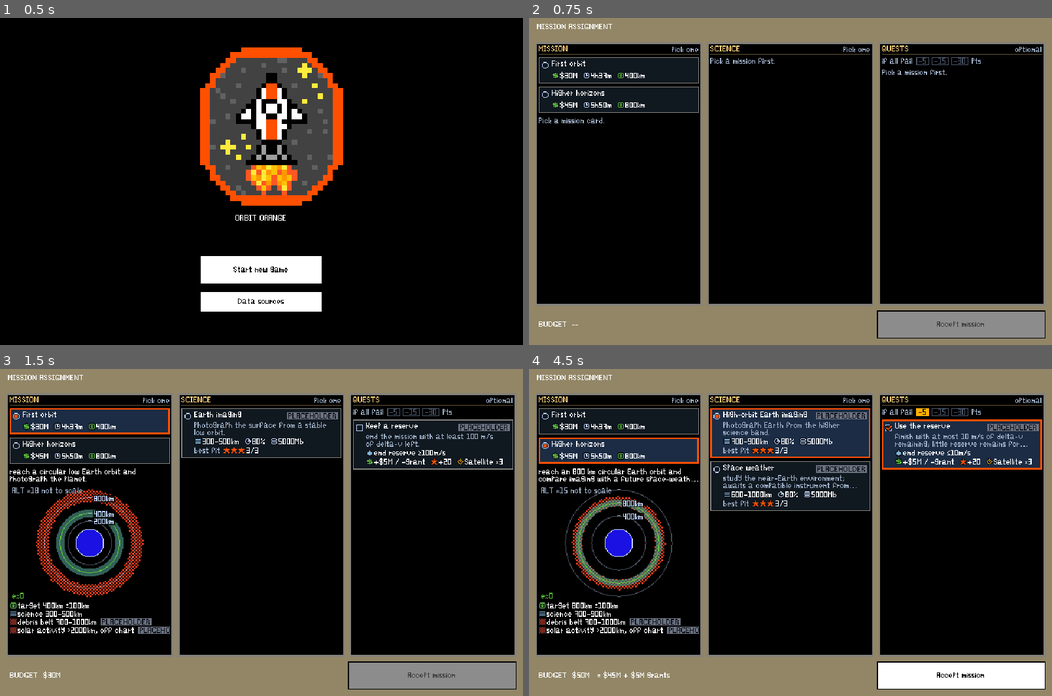
Above: before the commit, frames 1-4 (two rows, left to right).
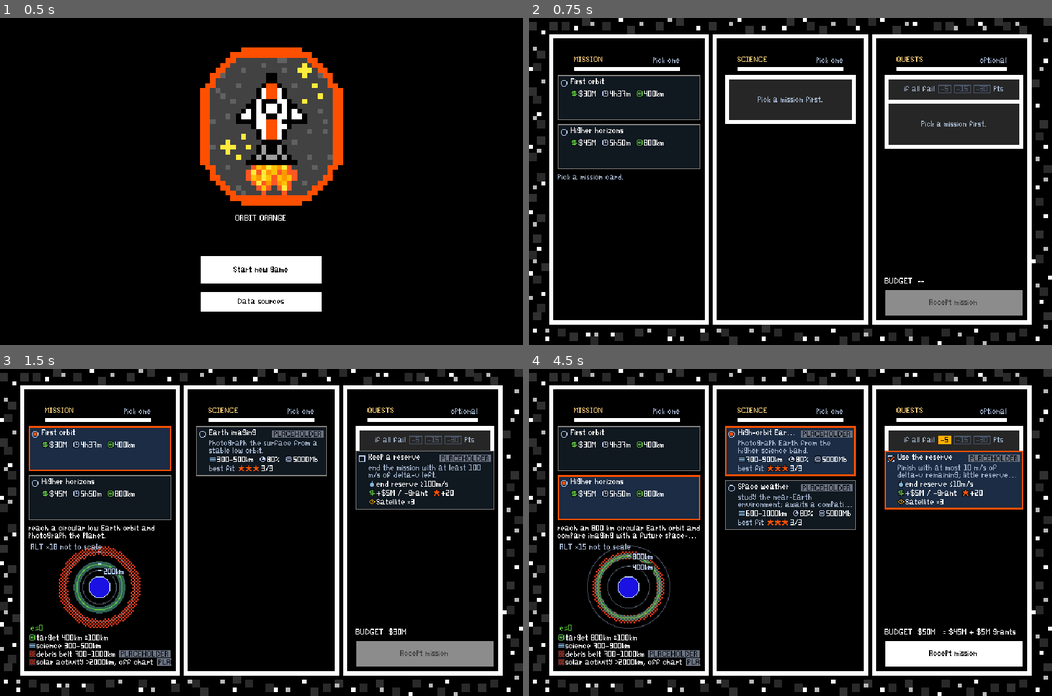
Above: after the commit, the same moments.

Repository: IlayLa/OrbitOrange
Game: Godot game, scene res://scenes/MainMenu.tscn
Same seed, same stepped clock (60 frames per second), same inputs: the game is played once before the commit and once after it.
Inputs:
- Up to frame 1 (0.5 s): no input
- Up to frame 2 (0.75 s): click "Start new game" at 0.5 s
- Up to frame 3 (1.5 s): click "First orbit" at 1.25 s
- Up to frame 4 (4.5 s): click "Keep a reserve" at 2 s; click "Higher horizons" at 2.75 s; click "Use the reserve" at 3.5 s; click "High-orbit Earth imaging" at 4.25 s

Frame 1 is identical in both runs. In frame 2, 48% of the frame differs, in the area x 0-100%, y 0-100%; in frame 3, 53%; in frame 4, 57%.

Commit message:
Mission select: draw the mission_choice mock-up as the background
Copy design/mission_choice.png to assets/art/screens/ and draw it at
640x400 with nearest filtering. The Mission, Science and Quests columns,
their title rows and first cards now sit on the mock-up's panels, rule
and boxes (mock-up pixels x5, rectangles in ScreenLayout). The panels'
own black fill and grey border are gone. The penalty pips sit in the
Quests panel's short box; budget and Accept move into the bottom of the
Quests panel. The "MISSION ASSIGNMENT" heading is dropped: the mock-up
has no room for it.

Co-Authored-By: Claude Opus 5.5 <noreply@anthropic.com>

Diff:
--- a/scripts/core/ScreenLayout.gd
+++ b/scripts/core/ScreenLayout.gd
@@ -14,6 +14,7 @@
 const PLANNING_OVERVIEW_BACKGROUND_PATH := "res://design/planning_screen.png"
 const ROCKET_DESIGN_BACKGROUND_PATH := "res://design/construction_screen.png"
 const ORBIT_PLANNING_BACKGROUND_PATH := "res://design/orbit_screen.png"
+const MISSION_SELECT_BACKGROUND_PATH := "res://assets/art/screens/mission_choice.png"
 const LOGO_PATH := "res://design/LOGO.png"
 
 ## --- Present on every console screen ----------------------------------------
@@ -61,6 +62,30 @@
 	Rect2(375, 10, 140, 40),
 ]
 
+## --- Mission select (mission_choice.png) ------------------------------------
+## Inside of the three white-framed panels: Mission, Science, Quests.
+const MISSION_SELECT_PANEL_SCREENS: Array[Rect2] = [
+	Rect2(30, 25, 185, 345),
+	Rect2(230, 25, 180, 345),
+	Rect2(425, 25, 185, 345),
+]
+## Each panel's title row: above the short white rule, as wide as the rule.
+const MISSION_SELECT_TITLE_ROWS: Array[Rect2] = [
+	Rect2(55, 25, 130, 35),
+	Rect2(255, 25, 130, 35),
+	Rect2(450, 25, 135, 35),
+]
+## The boxes below the titles, white frame included. The Mission panel has a
+## box per mission card; Science one for the first card; Quests a short box
+## for the penalty pips and, below it, one for the first quest card.
+const MISSION_SELECT_MISSION_CARD_BOXES: Array[Rect2] = [
+	Rect2(35, 70, 175, 55),
+	Rect2(35, 130, 175, 55),
+]
+const MISSION_SELECT_SCIENCE_CARD_BOX := Rect2(240, 70, 160, 60)
+const MISSION_SELECT_QUEST_PENALTY_BOX := Rect2(435, 70, 170, 35)
+const MISSION_SELECT_QUEST_CARD_BOX := Rect2(435, 100, 170, 60)
+
 ## --- Colours taken from the mock-ups ----------------------------------------
 const COLOR_BEZEL_LIGHT := Color("a49674")
 const COLOR_BEZEL_DARK := Color("928667")
--- a/scripts/mission/MissionSelect.gd
+++ b/scripts/mission/MissionSelect.gd
@@ -11,17 +11,24 @@
 ##   QUESTS    the 5 / 15 / 30 failure penalty once, as pips that light up as
 ##             quests are ticked; one card per quest with its grant and risk
 ## Cards show at most two lines of text; the full text is in the tooltip.
-
-const COLUMN_TOP_PIXELS := 30.0
-const COLUMN_HEIGHT_PIXELS := 322.0
-const COLUMN_WIDTH_PIXELS := 204.0
-const COLUMN_LEFTS: Array[float] = [8.0, 218.0, 428.0]
-const COLUMN_PADDING_PIXELS := 4.0
-const HEADER_HEIGHT_PIXELS := 16.0
-const QUEST_HEADER_HEIGHT_PIXELS := 30.0
-const CARD_GAP_PIXELS := 4
-const MISSION_CARD_LIST_MAXIMUM_HEIGHT_PIXELS := 102.0
-const SCHEMATIC_HEIGHT_PIXELS := 140.0
+##
+## The background is the mock-up design/mission_choice.png (copied to
+## ScreenLayout.MISSION_SELECT_BACKGROUND_PATH): it draws the three panels,
+## the rule under each title and the boxes the first cards sit in. The
+## rectangles are in ScreenLayout, in mock-up pixels times five.
+
+## Gap between cards: the one-pixel gap between the mock-up's mission boxes.
+const CARD_GAP_PIXELS := 5
+## Space left under the mission boxes for the briefing.
+const BRIEFING_TOP_GAP_PIXELS := 5.0
+const SCHEMATIC_HEIGHT_PIXELS := 110.0
+## Where the title text sits in its row: just above the mock-up's rule.
+const TITLE_TOP_IN_ROW_PIXELS := 21.0
+## Budget and Accept sit at the bottom of the Quests panel.
+const BUDGET_SCREEN := Rect2(435, 314, 170, 16)
+const ACCEPT_BUTTON_SCREEN := Rect2(435, 332, 170, 33)
+## Space kept free below each scrolling list.
+const LIST_BOTTOM_GAP_PIXELS := 4.0
 const QUEST_PENALTY_POINTS: Array[int] = [5, 15, 30]
 const QUEST_SUCCESS_POINTS := 20
 const COLOR_HEADER := Color("ffd27a")
@@ -42,39 +49,50 @@
 var _schematic: OrbitSchematic
 var _schematic_legend: Control
 var _quest_header: Control
+## The "if all fail" pips, in the short box at the top of the Quests panel.
+var _penalty_pips: Control
 var _science_header: Control
 
 
 func _ready() -> void:
 	layout_direction = Control.LAYOUT_DIRECTION_LTR
 	theme = MissionPresentation.create_theme()
-	MissionPresentation.add_background(self)
-	var heading := MissionPresentation.add_label(self, "MISSION ASSIGNMENT", 16)
-	heading.position = Vector2(10, 6)
-	heading.size = Vector2(400, 22)
-
-	_create_mission_column(_add_column(0))
-	_science_header = _add_header(_add_column(1), "SCIENCE", "pick one")
-	_details_contents = _add_card_list(_science_header.get_parent(), HEADER_HEIGHT_PIXELS)
+	_add_background()
+
+	var mission_column: Control = _add_column(0)
+	_add_header(mission_column, 0, "MISSION", "pick one")
+	_create_mission_column(mission_column)
+
+	var science_column: Control = _add_column(1)
+	_science_header = _add_header(science_column, 1, "SCIENCE", "pick one")
+	_details_contents = _add_card_list(science_column, ScreenLayout.MISSION_SELECT_SCIENCE_CARD_BOX,
+			ScreenLayout.MISSION_SELECT_PANEL_SCREENS[1].end.y - LIST_BOTTOM_GAP_PIXELS)
+
 	var quest_column: Control = _add_column(2)
-	_quest_header = _add_header(quest_column, "QUESTS", "optional", QUEST_HEADER_HEIGHT_PIXELS)
+	var quest_tooltip := "Each quest adds its grant to the budget. A failed quest gives the grant back. Failures cost 5, 15 or 30 points in total (not added up) for 1, 2 or 3 failed quests; the lit pip is the total if every ticked quest fails. A quest done earns 20 points."
+	_quest_header = _add_header(quest_column, 2, "QUESTS", "optional")
 	_quest_header.mouse_filter = Control.MOUSE_FILTER_STOP
-	_quest_header.tooltip_text = "Each quest adds its grant to the budget. A failed quest gives the grant back. Failures cost 5, 15 or 30 points in total (not added up) for 1, 2 or 3 failed quests; the lit pip is the total if every ticked quest fails. A quest done earns 20 points."
-	_quest_header.draw.connect(_draw_penalty_pips)
-	_quest_contents = _add_card_list(quest_column, QUEST_HEADER_HEIGHT_PIXELS)
-	_add_waiting_text(_details_contents)
-	_add_waiting_text(_quest_contents)
+	_quest_header.tooltip_text = quest_tooltip
+	_penalty_pips = Control.new()
+	_place(_penalty_pips, quest_column, ScreenLayout.MISSION_SELECT_QUEST_PENALTY_BOX)
+	_penalty_pips.tooltip_text = quest_tooltip
+	_penalty_pips.draw.connect(_draw_penalty_pips)
+	quest_column.add_child(_penalty_pips)
+	_quest_contents = _add_card_list(quest_column, ScreenLayout.MISSION_SELECT_QUEST_CARD_BOX,
+			BUDGET_SCREEN.position.y - LIST_BOTTOM_GAP_PIXELS)
+	_add_waiting_text(_details_contents, ScreenLayout.MISSION_SELECT_SCIENCE_CARD_BOX.size.y)
+	_add_waiting_text(_quest_contents, ScreenLayout.MISSION_SELECT_QUEST_CARD_BOX.size.y)
 
 	_budget_label = MissionPresentation.add_label(self, "", 12)
 	_budget_label.autowrap_mode = TextServer.AUTOWRAP_OFF
-	_budget_label.position = Vector2(12, 360)
-	_budget_label.size = Vector2(406, 30)
+	_budget_label.position = BUDGET_SCREEN.position
+	_budget_label.size = BUDGET_SCREEN.size
 	_budget_label.vertical_alignment = VERTICAL_ALIGNMENT_CENTER
 	_accept_button = Button.new()
 	_accept_button.text = "Accept mission"
 	_accept_button.tooltip_text = "Needs a mission and one science objective."
-	_accept_button.position = Vector2(426, 358)
-	_accept_button.size = Vector2(206, 34)
+	_accept_button.position = ACCEPT_BUTTON_SCREEN.position
+	_accept_button.size = ACCEPT_BUTTON_SCREEN.size
 	_accept_button.disabled = true
 	_accept_button.pressed.connect(_accept_mission)
 	add_child(_accept_button)
@@ -99,7 +117,7 @@
 	_schematic_legend.queue_redraw()
 
 	MissionPresentation.clear_contents(_details_contents)
-	var card_width_pixels: float = _card_width_pixels()
+	var science_box: Rect2 = ScreenLayout.MISSION_SELECT_SCIENCE_CARD_BOX
 	var science_group := ButtonGroup.new()
 	science_group.allow_unpress = false
 	for science: Dictionary in _chosen_mission.get("science_missions", []):
@@ -121,14 +139,16 @@
 		card.is_radio = true
 		card.button_group = science_group
 		card.fit_star_count = best_fit_stars
-		card.setup(science.get("name", "Science"), science.get("description", ""), chips, card_width_pixels,
+		card.setup(science.get("name", "Science"), science.get("description", ""), chips, science_box.size.x,
 				"Instruments: " + (", ".join(fit_descriptions) if not fit_descriptions.is_empty() else "none rated yet; locked."))
 		card.set_chosen_quietly(science_id == _chosen_science_id)
 		card.set_locked(fit_descriptions.is_empty())
 		card.toggled.connect(_on_science_toggled.bind(science_id))
+		_fill_box_height(card, science_box)
 		_details_contents.add_child(card)
 
 	MissionPresentation.clear_contents(_quest_contents)
+	var quest_box: Rect2 = ScreenLayout.MISSION_SELECT_QUEST_CARD_BOX
 	for quest: Dictionary in _chosen_mission.get("side_quests", []):
 		var event_names: Array[String] = []
 		for event_id: String in quest.get("related_event_type_ids", []):
@@ -144,16 +164,17 @@
 			{"glyph": "risk", "text": risk_text, "glyph_color": PixelGlyphs.COLOR_AMBER},
 		]
 		var card := ChoiceCard.new()
-		card.setup(quest.get("name", "Quest"), quest.get("description", ""), chips, card_width_pixels,
+		card.setup(quest.get("name", "Quest"), quest.get("description", ""), chips, quest_box.size.x,
 				"Risk: %s ×%s; other events +%d%%. Done: +%d points. Failed: grant reclaimed." % [
 				", ".join(event_names), NumberFormat.compact(float(quest.get("related_multiplier", 1.0))),
 				roundi(100.0 * float(quest.get("unrelated_bonus", 0.0))), QUEST_SUCCESS_POINTS])
 		card.set_chosen_quietly(_chosen_quest_ids.has(quest.get("id", "")))
 		card.toggled.connect(_on_quest_toggled.bind(str(quest.get("id", ""))))
+		_fill_box_height(card, quest_box)
 		_quest_contents.add_child(card)
 	if _chosen_mission.get("side_quests", []).is_empty():
-		_add_waiting_text(_quest_contents, "No quests for this mission.")
-	_quest_header.queue_redraw()
+		_add_waiting_text(_quest_contents, quest_box.size.y, "No quests for this mission.")
+	_penalty_pips.queue_redraw()
 
 
 ## The index of the one penalty pip to light for this many ticked quests,
@@ -189,7 +210,7 @@
 		_chosen_quest_ids.append(quest_id)
 	elif not is_selected:
 		_chosen_quest_ids.erase(quest_id)
-	_quest_header.queue_redraw()
+	_penalty_pips.queue_redraw()
 	_update_acceptance()
 
 
@@ -223,8 +244,10 @@
 	return {}
 
 
-func _card_width_pixels() -> float:
-	return COLUMN_WIDTH_PIXELS - 2.0 * COLUMN_PADDING_PIXELS - 8.0
+## Stretches a card to at least the height of the mock-up box it covers, so
+## that no part of the box shows below a short card.
+static func _fill_box_height(card: ChoiceCard, box: Rect2) -> void:
+	card.custom_minimum_size.y = maxf(card.custom_minimum_size.y, box.size.y)
 
 
 static func _band_text(zone: Dictionary) -> String:
@@ -232,40 +255,56 @@
 			NumberFormat.kilometers(float(zone.get("outer_altitude_kilometers", 0.0)))]
 
 
-## A black monitor for one column; returns it.
+## The mock-up, stretched to the 640 x 400 canvas with nearest filtering.
+func _add_background() -> void:
+	var background := TextureRect.new()
+	background.name = "MissionChoiceBackground"
+	background.texture = load(ScreenLayout.MISSION_SELECT_BACKGROUND_PATH)
+	background.expand_mode = TextureRect.EXPAND_IGNORE_SIZE
+	background.stretch_mode = TextureRect.STRETCH_SCALE
+	background.texture_filter = CanvasItem.TEXTURE_FILTER_NEAREST
+	background.size = ScreenLayout.SCREEN_SIZE
+	background.mouse_filter = Control.MOUSE_FILTER_IGNORE
+	add_child(background)
+
+
+## An empty holder over the inside of one of the mock-up's panels; returns it.
+## The mock-up draws the panel, so the holder draws nothing.
 func _add_column(column_index: int) -> Control:
-	var column := Panel.new()
-	column.position = Vector2(COLUMN_LEFTS[column_index], COLUMN_TOP_PIXELS)
-	column.size = Vector2(COLUMN_WIDTH_PIXELS, COLUMN_HEIGHT_PIXELS)
-	var style := StyleBoxFlat.new()
-	style.bg_color = ScreenLayout.COLOR_SPACE_BLACK
-	style.border_color = ScreenLayout.COLOR_MONITOR_FRAME
-	style.set_border_width_all(2)
-	column.add_theme_stylebox_override("panel", style)
+	var column := Control.new()
+	var panel_screen: Rect2 = ScreenLayout.MISSION_SELECT_PANEL_SCREENS[column_index]
+	column.position = panel_screen.position
+	column.size = panel_screen.size
+	column.mouse_filter = Control.MOUSE_FILTER_IGNORE
 	add_child(column)
 	return column
 
 
-## A drawn header: the column name and a muted note on the right.
-func _add_header(column: Control, title: String, note: String, height_pixels: float = HEADER_HEIGHT_PIXELS) -> Control:
+## Puts a child of the column on a rectangle given in screen pixels.
+static func _place(control: Control, column: Control, screen_rect: Rect2) -> void:
+	control.position = screen_rect.position - column.position
+	control.size = screen_rect.size
+
+
+## A drawn header on the panel's title row: the column name and a muted note
+## on the right, just above the mock-up's rule.
+func _add_header(column: Control, column_index: int, title: String, note: String) -> Control:
 	var header := Control.new()
-	header.position = Vector2(COLUMN_PADDING_PIXELS, 2)
-	header.size = Vector2(COLUMN_WIDTH_PIXELS - 2.0 * COLUMN_PADDING_PIXELS, height_pixels - 2.0)
+	_place(header, column, ScreenLayout.MISSION_SELECT_TITLE_ROWS[column_index])
 	header.mouse_filter = Control.MOUSE_FILTER_IGNORE
 	header.draw.connect(func() -> void:
-		PixelGlyphs.draw_text(header, Vector2(0, 1), title, COLOR_HEADER, PixelGlyphs.TITLE_SIZE_PIXELS)
+		PixelGlyphs.draw_text(header, Vector2(0, TITLE_TOP_IN_ROW_PIXELS), title, COLOR_HEADER, PixelGlyphs.TITLE_SIZE_PIXELS)
 		var note_width: float = PixelGlyphs.text_width(note)
-		PixelGlyphs.draw_text(header, Vector2(header.size.x - note_width, 2), note, PixelGlyphs.COLOR_MUTED_TEXT)
-		header.draw_line(Vector2(0, 13), Vector2(header.size.x, 13), Color(COLOR_HEADER, 0.4), 1.0))
+		PixelGlyphs.draw_text(header, Vector2(header.size.x - note_width, TITLE_TOP_IN_ROW_PIXELS + 1.0), note, PixelGlyphs.COLOR_MUTED_TEXT))
 	column.add_child(header)
 	return header
 
 
-## A scrolling list of cards below a header of the given height.
-func _add_card_list(column: Control, top_pixels: float) -> VBoxContainer:
+## A scrolling list of cards whose first card covers first_box (screen
+## pixels); the list runs down to bottom_pixels (screen pixels).
+func _add_card_list(column: Control, first_box: Rect2, bottom_pixels: float) -> VBoxContainer:
 	var scroll := ScrollContainer.new()
-	scroll.position = Vector2(COLUMN_PADDING_PIXELS, top_pixels + 2.0)
-	scroll.size = Vector2(COLUMN_WIDTH_PIXELS - 2.0 * COLUMN_PADDING_PIXELS, COLUMN_HEIGHT_PIXELS - top_pixels - 6.0)
+	_place(scroll, column, Rect2(first_box.position, Vector2(first_box.size.x, bottom_pixels - first_box.position.y)))
 	scroll.horizontal_scroll_mode = ScrollContainer.SCROLL_MODE_DISABLED
 	column.add_child(scroll)
 	var contents := VBoxContainer.new()
@@ -275,15 +314,22 @@
 	return contents
 
 
-func _add_waiting_text(contents: Control, text: String = "Pick a mission first.") -> void:
+## Muted text centred in the (still empty) first box of a list.
+func _add_waiting_text(contents: Control, box_height_pixels: float, text: String = "Pick a mission first.") -> void:
 	var waiting := MissionPresentation.add_label(contents, text, 8)
 	waiting.add_theme_color_override("font_color", PixelGlyphs.COLOR_MUTED_TEXT)
-
-
+	waiting.custom_minimum_size.y = box_height_pixels
+	waiting.horizontal_alignment = HORIZONTAL_ALIGNMENT_CENTER
+	waiting.vertical_alignment = VERTICAL_ALIGNMENT_CENTER
+
+
+## The mission cards in the mock-up's mission boxes, then the briefing, the
+## orbit schematic and its key down to the bottom of the panel.
 func _create_mission_column(column: Control) -> void:
-	_add_header(column, "MISSION", "pick one")
+	var boxes: Array[Rect2] = ScreenLayout.MISSION_SELECT_MISSION_CARD_BOXES
+	var list_screen := Rect2(boxes[0].position, Vector2(boxes[0].size.x, boxes[boxes.size() - 1].end.y - boxes[0].position.y))
 	var scroll := ScrollContainer.new()
-	scroll.position = Vector2(COLUMN_PADDING_PIXELS, HEADER_HEIGHT_PIXELS + 2.0)
+	_place(scroll, column, list_screen)
 	scroll.horizontal_scroll_mode = ScrollContainer.SCROLL_MODE_DISABLED
 	column.add_child(scroll)
 	_mission_contents = VBoxContainer.new()
@@ -292,7 +338,6 @@
 	scroll.add_child(_mission_contents)
 	var mission_group := ButtonGroup.new()
 	mission_group.allow_unpress = false
-	var list_height_pixels := 0.0
 	for mission in GameData.all_missions():
 		var card := ChoiceCard.new()
 		card.is_radio = true
@@ -303,34 +348,33 @@
 			{"glyph": "target", "text": NumberFormat.kilometers(float(mission.get("target", {}).get("altitude_kilometers", 0.0))),
 				"glyph_color": PixelGlyphs.COLOR_GOOD_GREEN},
 		]
-		card.setup(mission.get("name", "Mission"), "", chips, _card_width_pixels(), PixelGlyphs.without_placeholder_prefix(mission.get("briefing", "")))
+		card.setup(mission.get("name", "Mission"), "", chips, boxes[0].size.x, PixelGlyphs.without_placeholder_prefix(mission.get("briefing", "")))
+		_fill_box_height(card, boxes[0])
 		card.pressed.connect(_on_mission_chosen.bind(mission))
 		_mission_contents.add_child(card)
 		_mission_buttons.append(card)
-		list_height_pixels += card.custom_minimum_size.y + CARD_GAP_PIXELS
-	var shown_list_height_pixels: float = minf(list_height_pixels, MISSION_CARD_LIST_MAXIMUM_HEIGHT_PIXELS)
-	scroll.size = Vector2(COLUMN_WIDTH_PIXELS - 2.0 * COLUMN_PADDING_PIXELS, shown_list_height_pixels)
-	var next_top: float = scroll.position.y + shown_list_height_pixels + 1.0
+
+	var panel_screen: Rect2 = ScreenLayout.MISSION_SELECT_PANEL_SCREENS[0]
+	var content_left: float = list_screen.position.x
+	var content_width: float = list_screen.size.x
+	var next_top: float = list_screen.end.y + BRIEFING_TOP_GAP_PIXELS
 
 	_briefing = Control.new()
-	_briefing.position = Vector2(COLUMN_PADDING_PIXELS, next_top)
-	_briefing.size = Vector2(COLUMN_WIDTH_PIXELS - 2.0 * COLUMN_PADDING_PIXELS, 2.0 * PixelGlyphs.LINE_HEIGHT_PIXELS + 2.0)
+	_place(_briefing, column, Rect2(content_left, next_top, content_width, 2.0 * PixelGlyphs.LINE_HEIGHT_PIXELS + 2.0))
 	_briefing.mouse_filter = Control.MOUSE_FILTER_IGNORE
 	_briefing.draw.connect(_draw_briefing)
 	column.add_child(_briefing)
 	next_top += _briefing.size.y + 2.0
 
 	_schematic = OrbitSchematic.new()
-	_schematic.position = Vector2(COLUMN_PADDING_PIXELS, next_top)
-	_schematic.size = Vector2(COLUMN_WIDTH_PIXELS - 2.0 * COLUMN_PADDING_PIXELS, SCHEMATIC_HEIGHT_PIXELS)
+	_place(_schematic, column, Rect2(content_left, next_top, content_width, SCHEMATIC_HEIGHT_PIXELS))
 	_schematic.clip_contents = true
 	_schematic.mouse_filter = Control.MOUSE_FILTER_IGNORE
 	column.add_child(_schematic)
 	next_top += SCHEMATIC_HEIGHT_PIXELS + 2.0
 
 	_schematic_legend = Control.new()
-	_schematic_legend.position = Vector2(COLUMN_PADDING_PIXELS, next_top)
-	_schematic_legend.size = Vector2(COLUMN_WIDTH_PIXELS - 2.0 * COLUMN_PADDING_PIXELS, COLUMN_HEIGHT_PIXELS - next_top - 3.0)
+	_place(_schematic_legend, column, Rect2(content_left, next_top, content_width, panel_screen.end.y - next_top - 3.0))
 	_schematic_legend.mouse_filter = Control.MOUSE_FILTER_IGNORE
 	_schematic_legend.clip_contents = true
 	_schematic_legend.draw.connect(_draw_schematic_legend)
@@ -380,17 +424,25 @@
 ## number of quests ticked is lit (filled amber, dark number); the others are
 ## outlines with a grey number.
 func _draw_penalty_pips() -> void:
-	var row_top := 16.0
-	var next_left: float = PixelGlyphs.draw_text(_quest_header, Vector2(0, row_top), "if all fail", PixelGlyphs.COLOR_MUTED_TEXT) + 4.0
-	for penalty_index in QUEST_PENALTY_POINTS.size():
-		var penalty_text := "−%d" % QUEST_PENALTY_POINTS[penalty_index]
-		var pip_rect := Rect2(Vector2(next_left, row_top), Vector2(PixelGlyphs.text_width(penalty_text) + 6.0, 10.0))
+	var pips := _penalty_pips
+	var row_height := 10.0
+	var row_top: float = floorf((pips.size.y - row_height) / 2.0)
+	var pip_texts: Array[String] = []
+	var row_width: float = PixelGlyphs.text_width("if all fail") + 4.0 + 1.0 + PixelGlyphs.text_width("pts")
+	for penalty_points in QUEST_PENALTY_POINTS:
+		pip_texts.append("−%d" % penalty_points)
+		row_width += PixelGlyphs.text_width(pip_texts[-1]) + 6.0 + 3.0
+	var next_left: float = floorf((pips.size.x - row_width) / 2.0)
+	next_left += PixelGlyphs.draw_text(pips, Vector2(next_left, row_top), "if all fail", PixelGlyphs.COLOR_MUTED_TEXT) + 4.0
+	for penalty_index in pip_texts.size():
+		var penalty_text: String = pip_texts[penalty_index]
+		var pip_rect := Rect2(Vector2(next_left, row_top), Vector2(PixelGlyphs.text_width(penalty_text) + 6.0, row_height))
 		var is_lit: bool = penalty_index == lit_penalty_pip_index(_chosen_quest_ids.size())
 		if is_lit:
-			_quest_header.draw_rect(pip_rect, PixelGlyphs.COLOR_AMBER)
-			PixelGlyphs.draw_text(_quest_header, pip_rect.position + Vector2(3, 0), penalty_text, PixelGlyphs.COLOR_OUTLINE)
+			pips.draw_rect(pip_rect, PixelGlyphs.COLOR_AMBER)
+			PixelGlyphs.draw_text(pips, pip_rect.position + Vector2(3, 0), penalty_text, PixelGlyphs.COLOR_OUTLINE)
 		else:
-			_quest_header.draw_rect(pip_rect.grow(-0.5), COLOR_PIP_OFF, false, 1.0)
-			PixelGlyphs.draw_text(_quest_header, pip_rect.position + Vector2(3, 0), penalty_text, COLOR_PIP_OFF)
+			pips.draw_rect(pip_rect.grow(-0.5), COLOR_PIP_OFF, false, 1.0)
+			PixelGlyphs.draw_text(pips, pip_rect.position + Vector2(3, 0), penalty_text, COLOR_PIP_OFF)
 		next_left = pip_rect.end.x + 3.0
-	PixelGlyphs.draw_text(_quest_header, Vector2(next_left + 1.0, row_top), "pts", PixelGlyphs.COLOR_MUTED_TEXT)
+	PixelGlyphs.draw_text(pips, Vector2(next_left + 1.0, row_top), "pts", PixelGlyphs.COLOR_MUTED_TEXT)
--- a/tests/test_text_walls.gd
+++ b/tests/test_text_walls.gd
@@ -177,10 +177,26 @@
 			report.check(not card.tooltip_text.is_empty(), "a quest card shows its full text on hover")
 	screen._on_quest_toggled(true, "keep_reserve_placeholder")
 	report.check(screen._budget_label.text.contains("$35M"), "the footer adds the grant live (%s)" % screen._budget_label.text)
-	var right_edge_pixels: float = 0.0
-	for column_left in screen.COLUMN_LEFTS:
-		right_edge_pixels = maxf(right_edge_pixels, column_left + screen.COLUMN_WIDTH_PIXELS)
-	report.check(right_edge_pixels <= ScreenLayout.SCREEN_SIZE.x, "the three columns fit the 640 pixel canvas")
+	for panel_screen: Rect2 in ScreenLayout.MISSION_SELECT_PANEL_SCREENS:
+		report.check(Rect2(Vector2.ZERO, ScreenLayout.SCREEN_SIZE).encloses(panel_screen), "the three columns fit the 640 pixel canvas")
+	var background: TextureRect = screen.get_node_or_null("MissionChoiceBackground")
+	report.check(background != null and background.texture != null
+			and background.texture.resource_path == ScreenLayout.MISSION_SELECT_BACKGROUND_PATH,
+			"mission select draws the mission_choice mock-up as its background")
+	report.check(background != null and background.texture != null
+			and background.texture.get_size() * ScreenLayout.MOCKUP_SCALE == ScreenLayout.SCREEN_SIZE,
+			"the mission_choice mock-up is 128 x 80, five times smaller than the screen")
+	report.check(background != null and background.texture_filter == CanvasItem.TEXTURE_FILTER_NEAREST,
+			"the mission_choice mock-up keeps hard pixels")
+	var first_science_card: ChoiceCard = null
+	for card in screen._details_contents.get_children():
+		if card is ChoiceCard:
+			first_science_card = card
+			break
+	report.check(first_science_card != null
+			and first_science_card.custom_minimum_size.x == ScreenLayout.MISSION_SELECT_SCIENCE_CARD_BOX.size.x
+			and first_science_card.custom_minimum_size.y >= ScreenLayout.MISSION_SELECT_SCIENCE_CARD_BOX.size.y,
+			"the first science card covers the mock-up's science box")
 	screen.free()
 
 
Binary file added: assets/art/screens/mission_choice.png
Not shown, added: assets/art/screens/mission_choice.png.import
